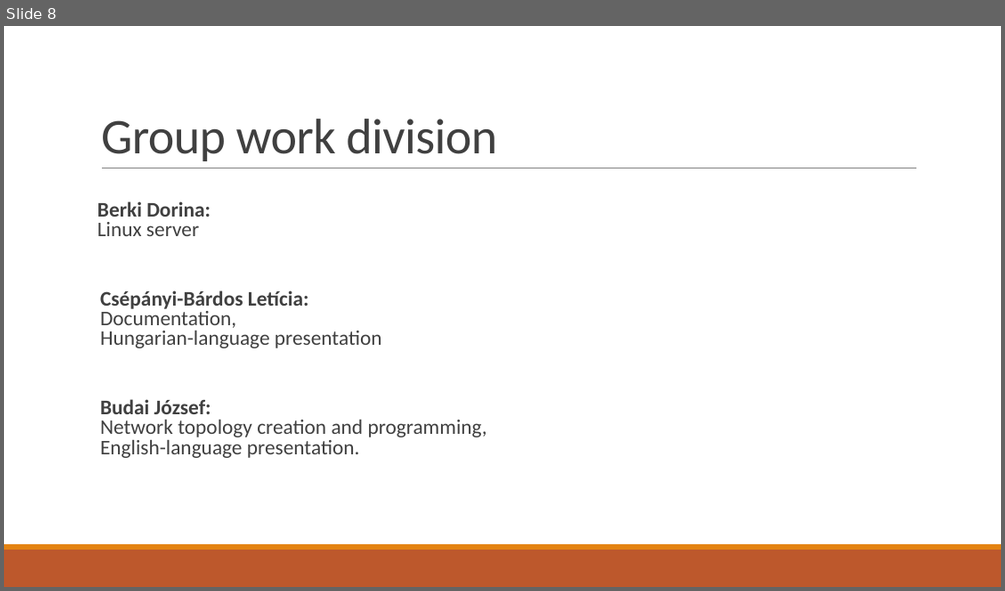
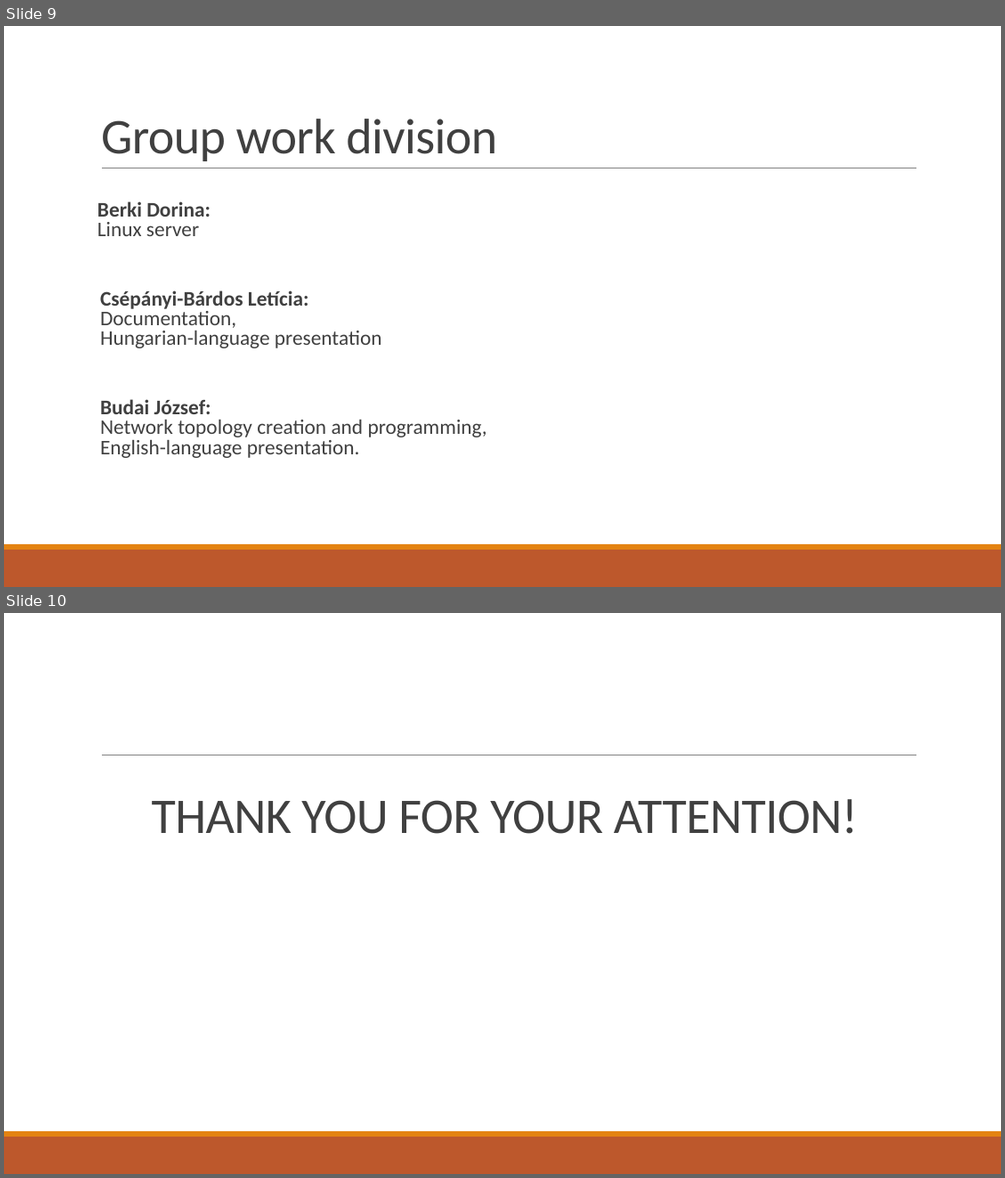
Before and after one commit to Dorina1200/vizsga, a slide deck: Network Infrastructure Design and Implementation.pptx. Shown one above the other, each under a label of ours: slide 8 before the commit, slides 9 and 10 after it. The pictures are 1005x591 and 1005x1178 pixels, drawn with LibreOffice and Linux fonts; fonts in the diff are those of the drawing. Boxes give left, top, right and bottom in pixels: in the first picture for what was removed or moved away, otherwise in the second. Text is boxed around its words. In the diff, an @@ line names an element or a change of style, - is before the commit and + after.

```diff
--- a/Network Infrastructure Design and Implementation.pptx
+++ b/Network Infrastructure Design and Implementation.pptx
@@ slide 10 added at [4,613,1001,1174], background #FFFFFF; not listed: 3 template elements that a slide beside it also shows @@
@@ title added at [152,799,858,834], 48 pt, text #404040 @@
+THANK YOU FOR YOUR ATTENTION!
@@ what was slide 8 is now slide 9 @@
```
Also in this commit, not shown: 1 other slide added.
